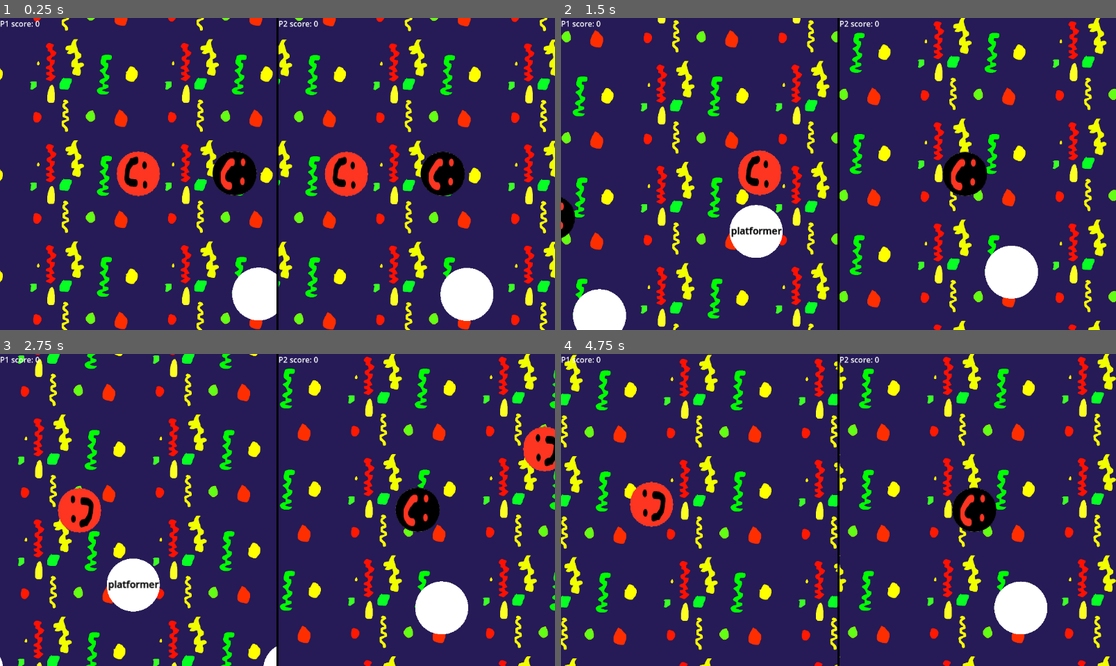
Above: before the commit, frames 1-4 (two rows, left to right).
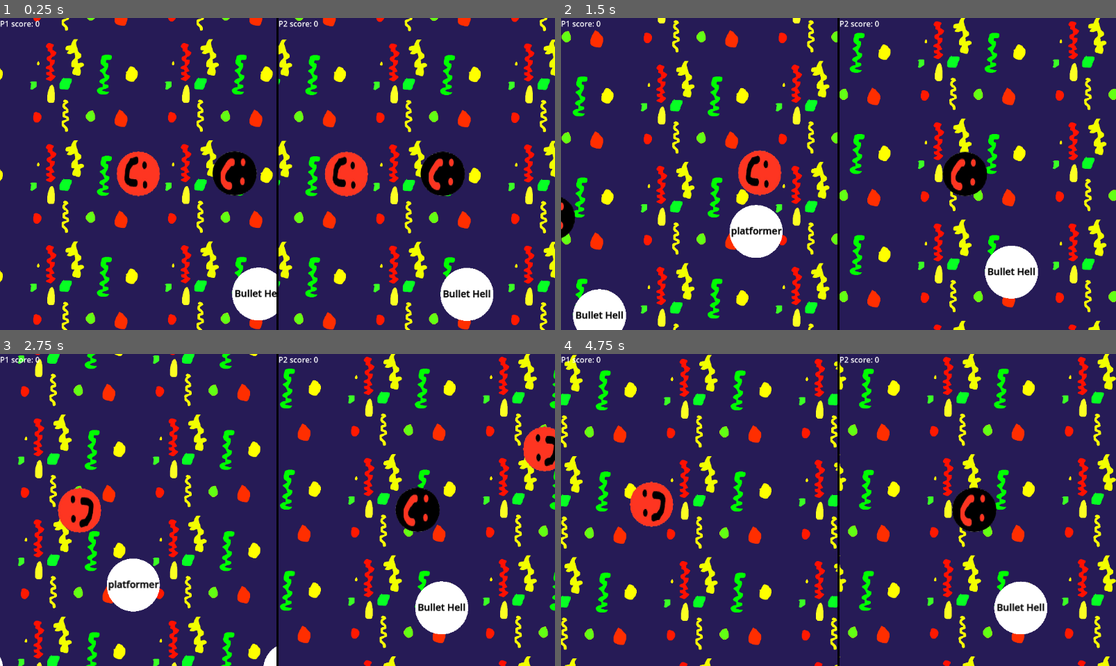
Above: after the commit, the same moments.

Repository: real-chicken-master/GDD112TempName
Game: Godot game, scene res://UI/splitscreen.tscn
Same seed, same stepped clock (60 frames per second), same inputs: the game is played once before the commit and once after it.
Inputs:
- Up to frame 1 (0.25 s): no input
- Up to frame 2 (1.5 s): hold D (right1) from 0.53 s (still down); tap Down (down2) at 0.6 s; tap W (up1) at 0.77 s; tap Left (left2) at 1.35 s
- Up to frame 3 (2.75 s): tap W (up1) at 1.52 s; release D (right1) at 2.03 s; hold A (left1) from 2.03 s (still down); tap Right (right2) at 2.1 s
- Up to frame 4 (4.75 s): release A (left1) at 2.78 s; hold D (right1) 2.78-4.28 s; tap Up (up2) at 2.85 s; tap W (up1) at 3.02, 3.77, 4.52 s; tap Down (down2) at 3.6 s; hold A (left1) from 4.28 s (still down); tap Left (left2) at 4.35 s

The runs differ from the first frame. In frame 1, 0.3% of the frame differs, in the area x 42-89%, y 86-90%; in frame 2, 0.3%, in the area x 2-86%, y 79-97%; in frame 3, 0.1%; in frame 4, 0.2%.

Commit message:
bullethelllabel

Diff:
--- a/lobby/minigame_1.tscn
+++ b/lobby/minigame_1.tscn
@@ -1,6 +1,7 @@
-[gd_scene load_steps=4 format=3 uid="uid://c6mx5yrnxiiqu"]
+[gd_scene load_steps=5 format=3 uid="uid://c6mx5yrnxiiqu"]
 
 [ext_resource type="Script" path="res://lobby/minigame_1.gd" id="1_ddjle"]
+[ext_resource type="LabelSettings" uid="uid://vvbpbqq237n5" path="res://lobby/change_minigame_label.tres" id="2_fn58l"]
 
 [sub_resource type="CircleShape2D" id="CircleShape2D_xm2wb"]
 radius = 55.0364
@@ -20,3 +21,13 @@
 position = Vector2(1.49012e-06, 1.0252e-05)
 scale = Vector2(110.125, 110)
 mesh = SubResource("SphereMesh_761y7")
+
+[node name="Label" type="Label" parent="."]
+offset_left = -52.0
+offset_top = -46.0
+offset_right = 53.0
+offset_bottom = 43.0
+text = "Bullet Hell"
+label_settings = ExtResource("2_fn58l")
+horizontal_alignment = 1
+vertical_alignment = 1
